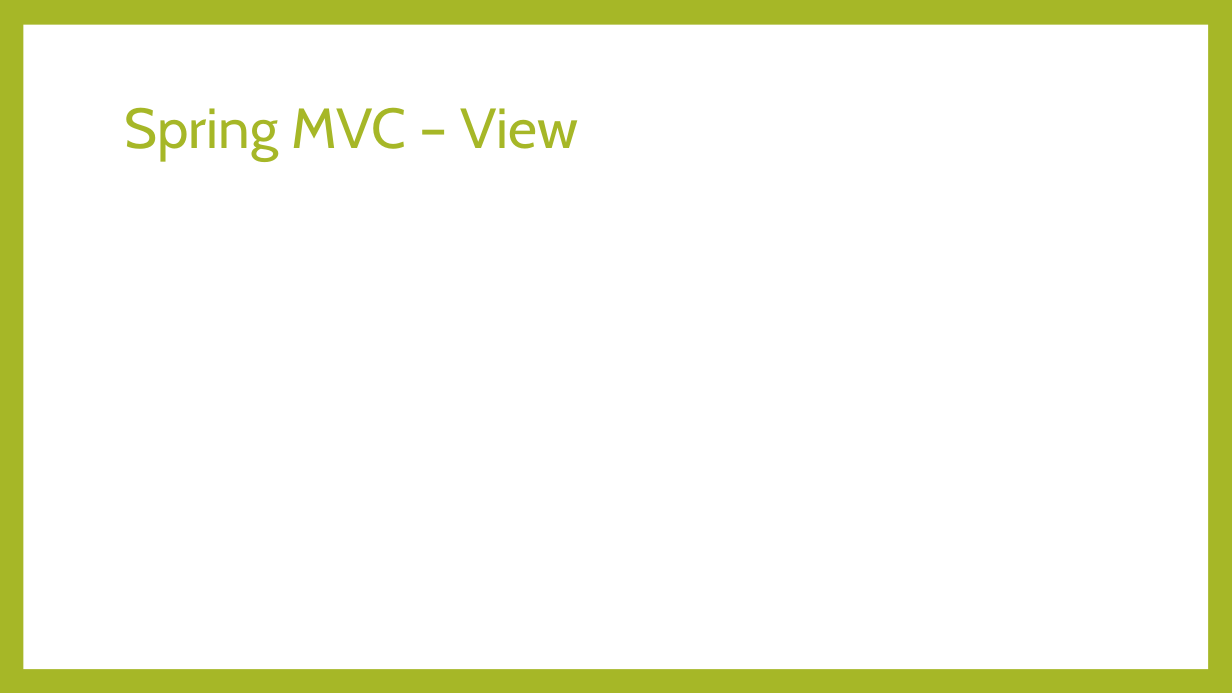
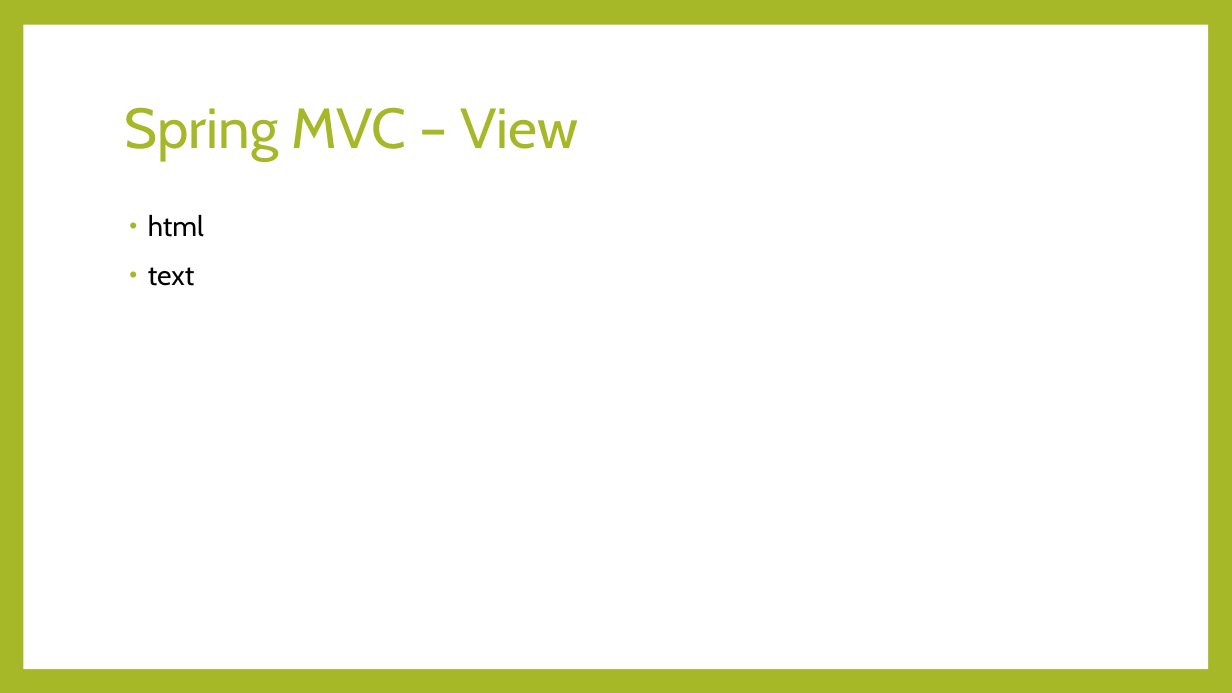
Before and after one commit to thaolt007/spring-doc, a slide deck: slide 19 of Spring.pptx. Drawn at 1232x693 pixels with LibreOffice and Linux fonts; fonts in the diff are those of the drawing. Boxes give left, top, right and bottom in pixels: in the first picture for what was removed or moved away, otherwise in the second. Text is boxed around its words. In the diff, an @@ line names an element or a change of style, - is before the commit and + after.

```diff
--- a/Spring.pptx
+++ b/Spring.pptx
@@ text added at box(148, 214, 204, 286), 22 pt, text #000000 @@
+• html
+• text
```
Also in this commit, not shown: 6 other slides changed, 1 slide removed, 3 other files.
